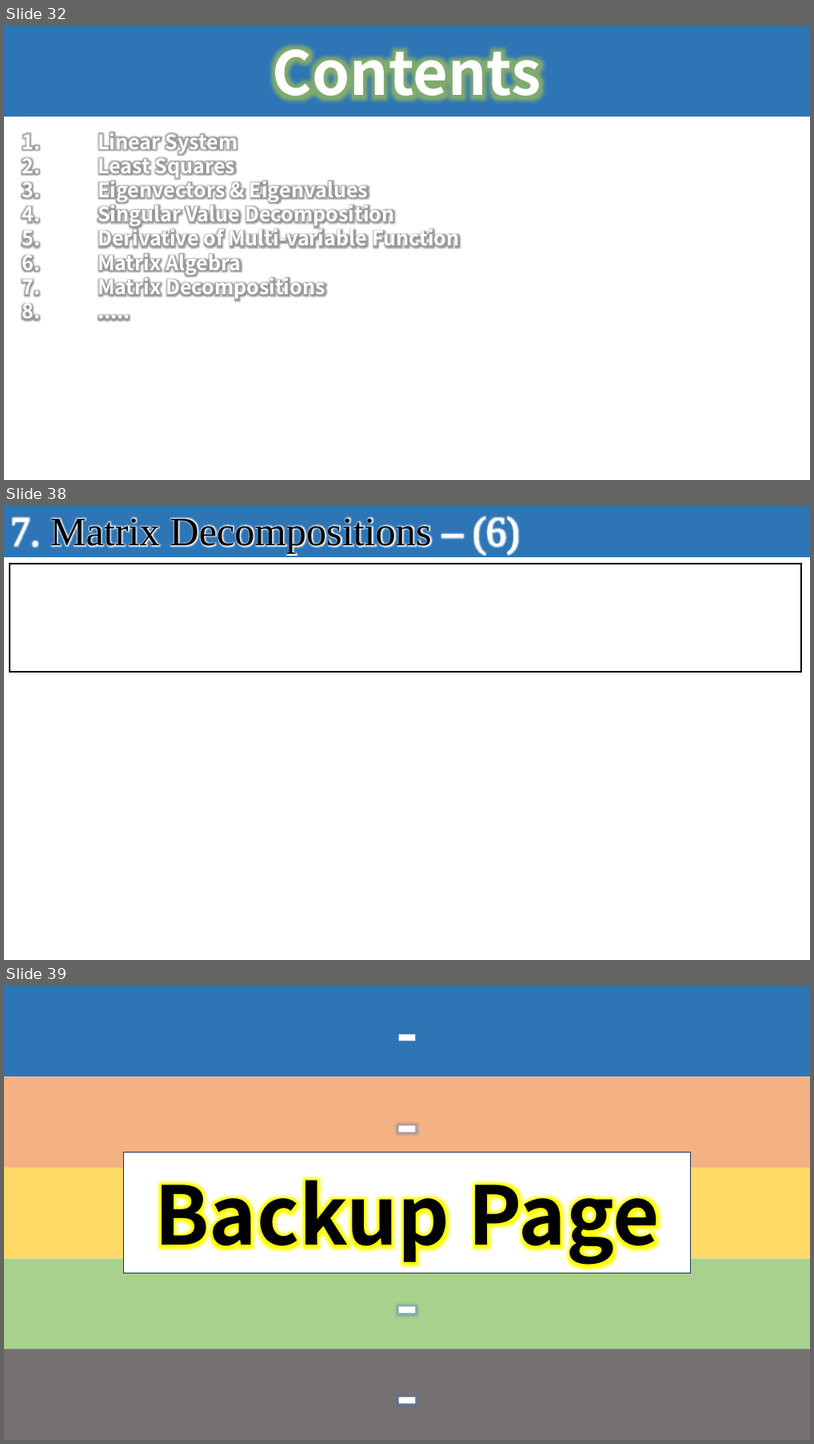
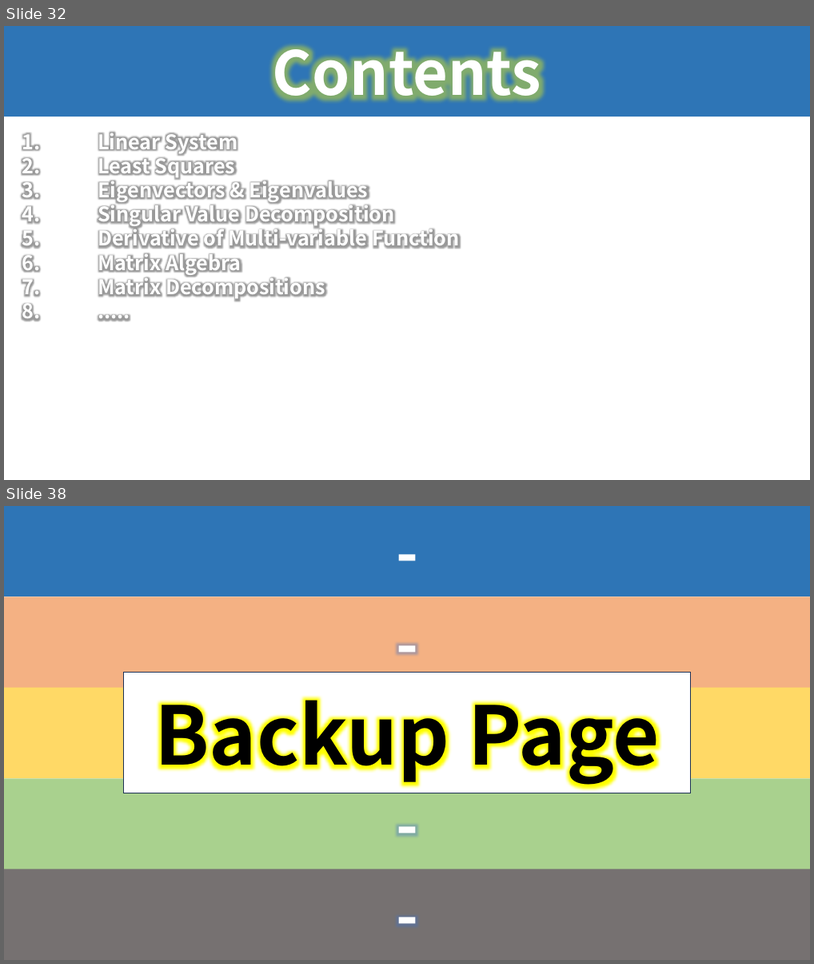
Before and after one commit to seonghokim/Study, a slide deck: Study Material/Linear Algebra.pptx. Shown one above the other, each under a label of ours: slides 32, 38 and 39 before the commit, slides 32 and 38 after it; the slides between them are not shown. The pictures are 814x1444 and 814x964 pixels, drawn with LibreOffice and Linux fonts; fonts in the diff are those of the drawing; background and template pictures are left out. Boxes give left, top, right and bottom in pixels: in the first picture for what was removed or moved away, otherwise in the second. Text is boxed around its words. In the diff, an @@ line names an element or a change of style, - is before the commit and + after.

```diff
--- a/Study Material/Linear Algebra.pptx
+++ b/Study Material/Linear Algebra.pptx
@@ slide 38 removed at [4, 506, 810, 960], background #FFFFFF @@
@@ rectangle removed at [4, 506, 810, 557] @@
@@ rectangle removed at [4, 506, 810, 557] @@
-7. Matrix Decompositions – (6)
@@ table removed at [10, 564, 802, 671], 1 rows, 1 columns @@
-
@@ what was slide 39 is now slide 38 @@
```
Also in this commit, not shown: 1 slide changed, 2 other files.
